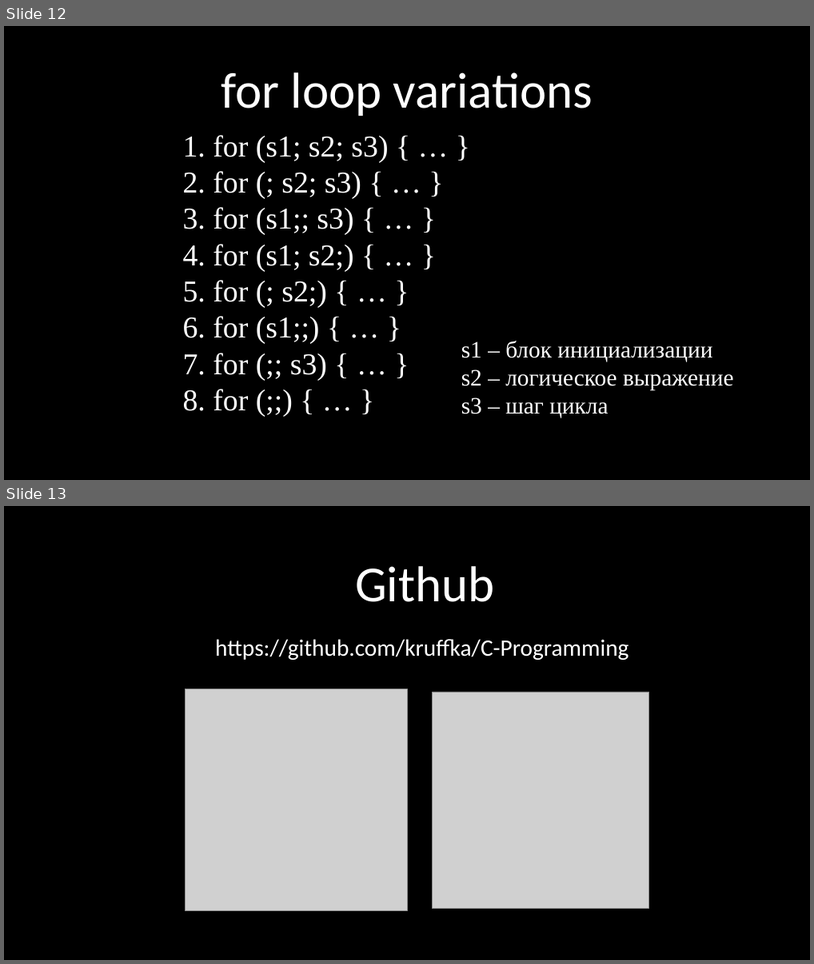
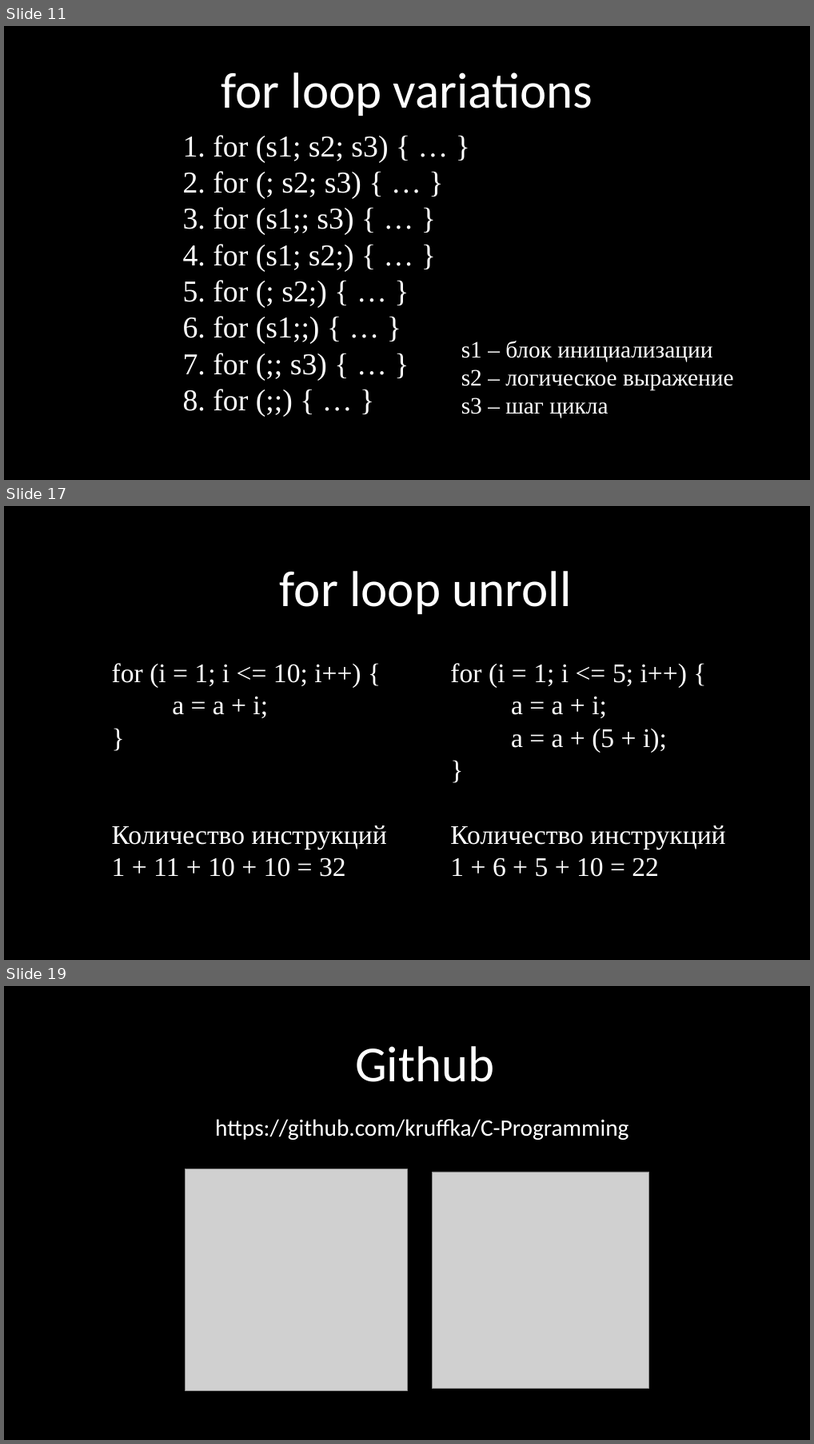
Before and after one commit to kruffka/C-Programming, a slide deck: 2024-2025/slides_pptx/3_loops.pptx. Shown one above the other, each under a label of ours: slides 12 and 13 before the commit, slides 11, 17 and 19 after it; the slides between them are not shown. The pictures are 814x964 and 814x1444 pixels, drawn with LibreOffice and Linux fonts; fonts in the diff are those of the drawing; grey boxes stand for pictures. Boxes give left, top, right and bottom in pixels: in the first picture for what was removed or moved away, otherwise in the second. Text is boxed around its words. In the diff, an @@ line names an element or a change of style, - is before the commit and + after.

Commit message:
Added nested loops and unroll loop

```diff
--- a/2024-2025/slides_pptx/3_loops.pptx
+++ b/2024-2025/slides_pptx/3_loops.pptx
@@ slide 17 added at (4, 506, 810, 960), background #000000 @@
@@ text added at (280, 571, 571, 614), 60 pt, text #FFFFFF @@
+for loop unroll
@@ text added at (112, 663, 387, 876), 32 pt, text #FFFFFF @@
+for (i = 1; i <= 10; i++) {
+a = a + i;
+}
+Количество инструкций
+1 + 11 + 10 + 10 = 32
@@ text added at (450, 663, 726, 876), 32 pt, text #FFFFFF @@
+for (i = 1; i <= 5; i++) {
+a = a + i;
+a = a + (5 + i);
+}
+Количество инструкций 1 + 6 + 5 + 10 = 22
@@ what was slide 12 is now slide 11 @@
@@ what was slide 13 is now slide 19 @@
```
Also in this commit, not shown: 2 slides changed, 6 other slides added, 1 slide removed, 10 other files.
